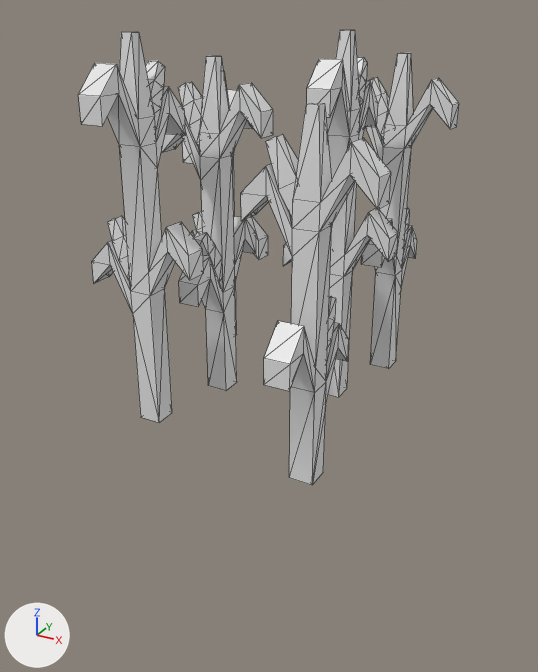
Two versions of the glTF model assets/models/crops/Corn4.glb, one commit apart.
Camera for both pictures: a camera (50 mm lens) standing at (16.1, -27.8, 16.8) and looking at (0.9, -0.3, 3.0). The axes (+X, +Y, +Z) are drawn at lower left. The lights are the same throughout. Mesh edges are drawn as thin lines. Materials are left out; every surface is plain grey. Vertices at the same position are counted once.

In view in the first picture: 'CornStage4'.
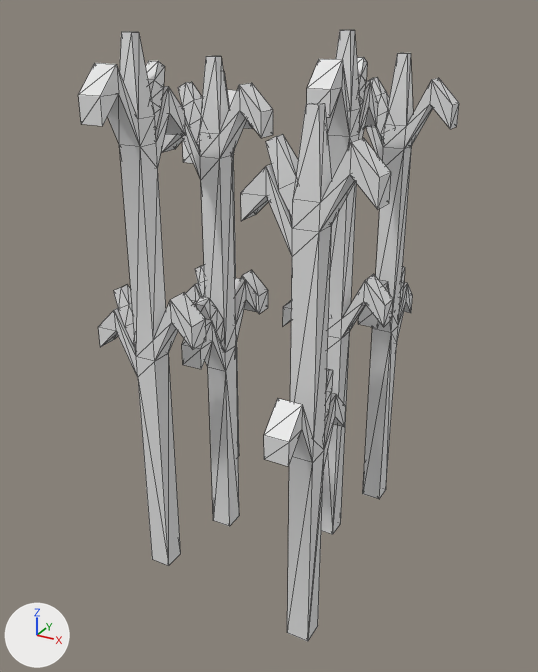
The newer file is also turned or shifted as a whole; pictures and numbers use the older file's frame.

What differs and where, as boxes [x1, y1, x2, y2] in the pictures (538 x 672 px; the box of a moved part takes in the faces that stretch with it):
'CornStage4', reshaped (34% taller)
    before: [78, 30, 459, 485]
    after: [78, 30, 459, 641]
part 1 of me_cornstage4, moved or reshaped
    before: [107, 216, 130, 282]
    after: [114, 284, 136, 349]
part 2 of me_cornstage4, moved or reshaped
    before: [192, 211, 203, 232]
    after: [195, 265, 205, 297]
part 3 of me_cornstage4, moved or reshaped
    before: [194, 232, 221, 285]
    after: [196, 296, 223, 347]
part 4 of me_cornstage4, moved or reshaped
    before: [327, 296, 336, 360]
    after: [325, 369, 333, 428]
part 5 of me_cornstage4, moved or reshaped
    before: [404, 207, 409, 251]
    after: [399, 266, 405, 310]
part 6 of me_cornstage4, moved or reshaped
    before: [328, 270, 401, 397]
    after: [321, 329, 397, 534]
part 7 of me_cornstage4, moved or reshaped
    before: [235, 283, 237, 335]
    after: [236, 343, 239, 457]
part 8 of me_cornstage4, moved or reshaped
    before: [133, 288, 172, 423]
    after: [138, 353, 181, 566]
part 9 of me_cornstage4, moved or reshaped
    before: [206, 287, 237, 391]
    after: [208, 347, 239, 526]
part 10 of me_cornstage4, moved or reshaped
    before: [92, 135, 417, 313]
    after: [98, 135, 413, 377]
part 11 of me_cornstage4, moved or reshaped
    before: [264, 225, 349, 485]
    after: [264, 225, 346, 641]

What the commit changed:
me_cornstage4 is used by ob_cornstage4; location (0.0, 0.0, 0.0).
Before the commit, vertices of me_cornstage4: 46 (6.0, -5.0, 0.0) at pixel (323, 472), 47 (6.0, -5.0, 3.0) at pixel (325, 405), 48 (6.0, -6.0, 0.0) at pixel (312, 485), 49 (5.0, -5.0, 0.0), 50 (5.0, -5.0, 3.0).
Before the commit, vertices of me_cornstage4: 51 (5.0, -6.0, 0.0) at pixel (289, 477), 94 (6.0, -6.0, 4.0) at pixel (314, 392), 95 (5.0, -6.0, 4.0) at pixel (290, 386), 96 (6.0, -5.0, 4.0) at pixel (326, 381), 97 (6.0, -3.0, 4.0) at pixel (347, 361).
Before the commit, vertices of me_cornstage4: 98 (5.0, -3.0, 4.0), 99 (5.0, -3.0, 5.0), 100 (6.0, -3.0, 5.0) at pixel (348, 338), 101 (5.0, -5.0, 4.0), 132 (6.0, -6.0, 5.0) at pixel (315, 368).
Before the commit, vertices of me_cornstage4: 133 (5.0, -8.0, 5.0) at pixel (263, 384), 134 (6.0, -8.0, 5.0) at pixel (289, 391), 135 (6.0, -8.0, 6.0) at pixel (290, 364), 136 (5.0, -8.0, 6.0) at pixel (263, 358), 137 (5.0, -6.0, 5.0).
Before the commit, vertices of me_cornstage4: 164 (5.0, -4.0, 5.0), 165 (6.0, -4.0, 5.0) at pixel (338, 347), 166 (6.0, -4.0, 6.0) at pixel (339, 323), 167 (5.0, -4.0, 6.0), 176 (6.0, -7.0, 6.0) at pixel (303, 353).
Before the commit, vertices of me_cornstage4: 177 (5.0, -7.0, 6.0), 188 (6.0, -7.0, 7.0) at pixel (304, 326), 189 (5.0, -7.0, 7.0) at pixel (277, 320).
me_cornstage4 had 580 vertices, 1088 faces and spanned x -7.0..8.0, y -8.0..8.0, z 0.0..16.0.
me_cornstage4 now has 580 vertices, 1088 faces and spans x -7.0..8.0, y -8.0..8.0, z -8.0..16.0.
me_cornstage4 part 1: the loose piece of 20 vertices spanning x -4.2..-2.2, y -4.9..-4.1, z 5.8..8.9 is moved by (0.0, 0.0, -3.0).
me_cornstage4 part 2: the loose piece of 20 vertices spanning x -6.2..-4.2, y 4.1..4.9, z 3.8..6.9 is moved by (0.0, 0.0, -3.0).
me_cornstage4 part 3: the loose piece of 20 vertices spanning x -1.9..-1.1, y -2.2..-0.2, z 4.8..7.9 is moved by (0.0, 0.0, -3.0).
me_cornstage4 part 4: the loose piece of 20 vertices spanning x 5.1..5.9, y -5.8..-3.8, z 4.0..7.1 is moved by (0.0, 0.0, -3.0).
me_cornstage4 part 5: the loose piece of 20 vertices spanning x 4.1..4.9, y 5.2..7.2, z 4.8..7.9 is moved by (0.0, 0.0, -3.0).
me_cornstage4 part 6: all 8 vertices in x 3.0..5.0, y 1.0..6.0, z 0.0 are moved by (0.0, 0.0, -8.0).
me_cornstage4 part 7: all 4 vertices in x -5.0..-4.0, y 4.0..5.0, z 0.0 are moved by (0.0, 0.0, -8.0).
me_cornstage4 part 8: all 4 vertices in x -3.0..-2.0, y -5.0..-4.0, z 0.0 are moved by (0.0, 0.0, -8.0).
me_cornstage4 part 9: all 4 vertices in x -2.0..-1.0, y -1.0..0.0, z 0.0 are moved by (0.0, 0.0, -8.0).
me_cornstage4 part 10: 120 of the vertices in x -7.0..6.0, y -5.0..8.0, z 3.0..9.0 are moved by (0.0, 0.0, -3.0).
Part 11, on me_cornstage4:
Vertices 47, 50, 94 to 101, 132 to 137, 164 to 167, 176, 177, 188, 189 of me_cornstage4 move by (0.0, 0.0, -3.0).
Vertices 46, 48, 49, 51 of me_cornstage4 move by (0.0, 0.0, -8.0).
